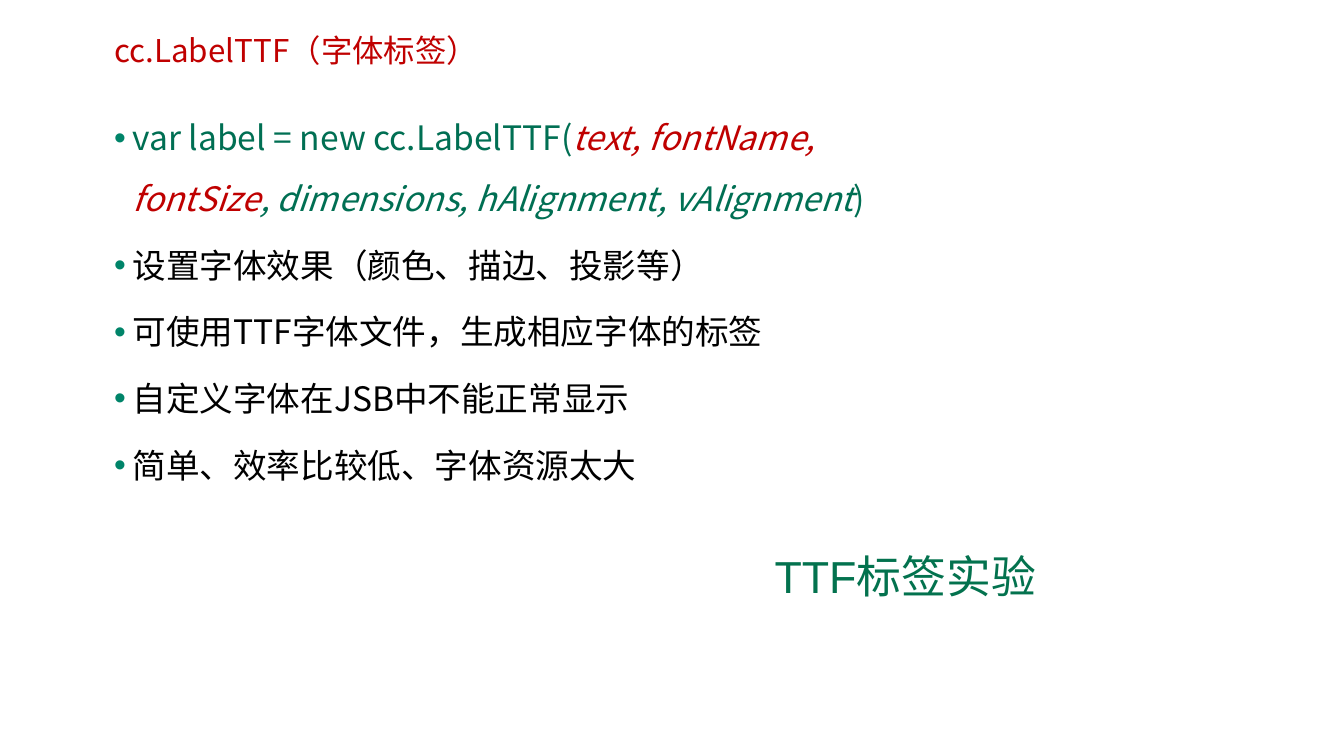
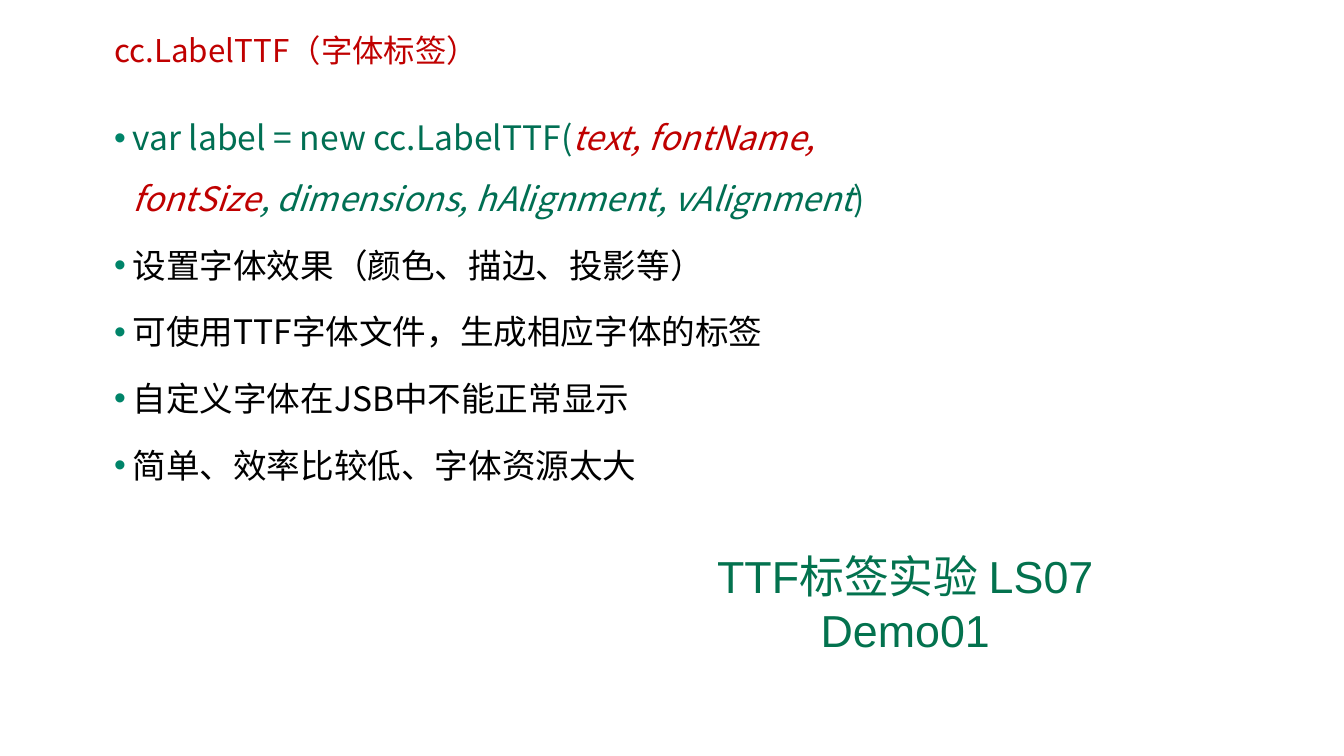
Before and after one commit to edu2act/course-H5-Animation-and-Game-Development, a slide deck: slide 5 of 课程PPT/（07）标签与菜单.ppt. Drawn at 1344x756 pixels with LibreOffice and Linux fonts; fonts in the diff are those of the drawing; background and template pictures are left out. Boxes give left, top, right and bottom in pixels: in the first picture for what was removed or moved away, otherwise in the second. Text is boxed around its words. In the diff, an @@ line names an element or a change of style, - is before the commit and + after.

```diff
--- a/课程PPT/（07）标签与菜单.ppt
+++ b/课程PPT/（07）标签与菜单.ppt
@@ text at box(717, 558, 1094, 648): text changed @@
-TTF标签实验
+TTF标签实验 LS07 Demo01
```
Also in this commit, not shown: 5 other slides changed, 26 other files.
